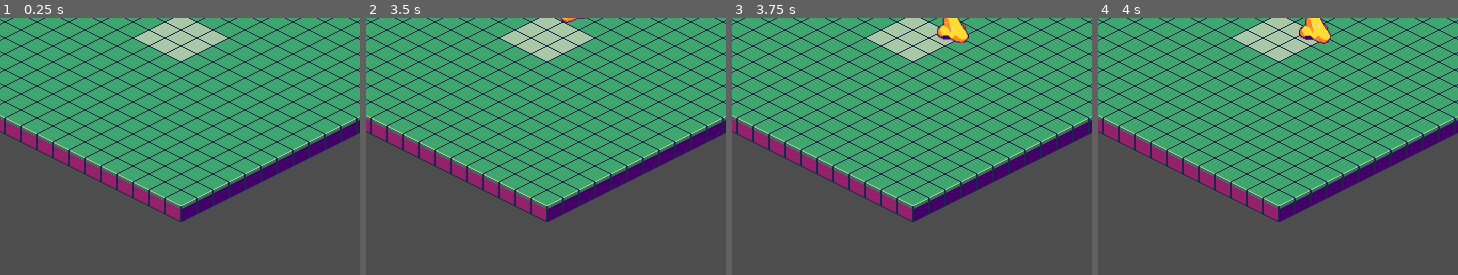
Above: before the commit, frames 1-4 (left to right).
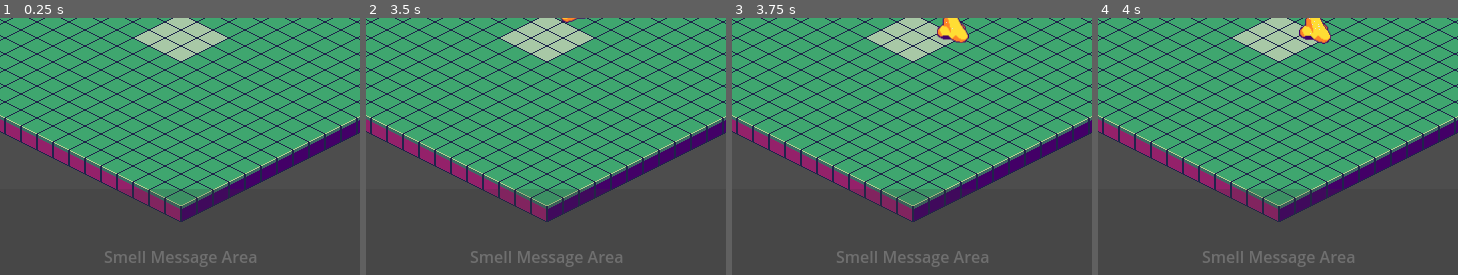
Above: after the commit, the same moments.

Repository: ArrHarper/good-smells-game
Game: Godot game, scene res://scenes/main/main.tscn
Two runs of this game, one before a commit and one after it. Both use one fixed random seed, a clock stepped at 60 frames per second and the inputs below.
Inputs:
- Up to frame 1 (0.25 s): no input
- Up to frame 2 (3.5 s): click "Debug Info Position: (33, -69…" at 0.5 s; hold Right (ui_right) 1.28-2 s; tap Space (smell) at 1.35, 2.85 s; click "Debug Info Position: (55, -57…" at 2 s; hold Down (ui_down) from 2.78 s (still down)
- Up to frame 3 (3.75 s): release Down (ui_down) at 3.53 s; hold Right (ui_right) from 3.53 s (still down); tap Space (smell) at 3.6 s
- Up to frame 4 (4 s): keep holding Right (ui_right)
The pictures show only the part of the screen within x 22-72%, y 38-88%; the shares and areas given below are measured in that part.

The runs differ from the first frame. In frame 1, 0.6% of the frame differs, in the area x 29-72%, y 66-97%; in frame 2, 0.6%; in frame 3, 0.6%; in frame 4, 0.6%.

Commit message:
troubleshooting smell particles and message

Diff:
--- a/scenes/UI/UI.tscn
+++ b/scenes/UI/UI.tscn
@@ -6,19 +6,62 @@
 [node name="UI" type="CanvasLayer"]
 script = ExtResource("1_pdh8v")
 
-[node name="SmellLabel" type="Label" parent="."]
-anchors_preset = -1
+[node name="SmellWindowIndicator" type="ColorRect" parent="."]
+z_index = 49
+anchors_preset = 7
 anchor_left = 0.5
-anchor_top = 0.794
+anchor_top = 1.0
 anchor_right = 0.5
-anchor_bottom = 0.794
-offset_left = -191.0
-offset_top = -33.4
-offset_right = 196.0
-offset_bottom = 33.6
+anchor_bottom = 1.0
+offset_left = -200.0
+offset_top = -165.0
+offset_right = 200.0
+offset_bottom = -30.0
 grow_horizontal = 2
 grow_vertical = 0
-theme_override_font_sizes/font_size = 18
+color = Color(0.2, 0.2, 0.2, 0.2)
+
+[node name="IndicatorLabel" type="Label" parent="SmellWindowIndicator"]
+layout_mode = 1
+anchors_preset = 8
+anchor_left = 0.5
+anchor_top = 0.5
+anchor_right = 0.5
+anchor_bottom = 0.5
+offset_left = -93.0
+offset_top = -11.5
+offset_right = 93.0
+offset_bottom = 11.5
+grow_horizontal = 2
+grow_vertical = 2
+theme_override_colors/font_color = Color(0.8, 0.8, 0.8, 0.3)
+theme_override_font_sizes/font_size = 16
+text = "Smell Message Area"
+horizontal_alignment = 1
+vertical_alignment = 1
+
+[node name="SmellLabel" type="Label" parent="."]
+visible = false
+z_index = 50
+anchors_preset = 7
+anchor_left = 0.5
+anchor_top = 1.0
+anchor_right = 0.5
+anchor_bottom = 1.0
+offset_left = -192.0
+offset_top = -157.0
+offset_right = 195.0
+offset_bottom = -38.0
+grow_horizontal = 2
+grow_vertical = 0
+theme_override_colors/font_color = Color(1, 1, 1, 1)
+theme_override_colors/font_shadow_color = Color(0, 0, 0, 0.7)
+theme_override_colors/font_outline_color = Color(0, 0, 0, 1)
+theme_override_constants/shadow_offset_x = 2
+theme_override_constants/shadow_offset_y = 2
+theme_override_constants/outline_size = 3
+theme_override_constants/shadow_outline_size = 1
+theme_override_font_sizes/font_size = 24
 horizontal_alignment = 1
 vertical_alignment = 1
 
--- a/scenes/UI/mainUI.gd
+++ b/scenes/UI/mainUI.gd
@@ -13,6 +13,10 @@
 	# Hide smell message initially
 	$SmellLabel.visible = false
 
+	# Make sure the window indicator is visible
+	if has_node("SmellWindowIndicator"):
+		$SmellWindowIndicator.visible = true
+
 	# Initialize debug text if it exists
 	update_debug_text(Vector2.ZERO, Vector2i.ZERO, 0)
 
@@ -26,7 +30,19 @@
 
 		# Create a gentle floating animation
 		var y_offset = -sin(message_animation_time * message_float_speed) * message_float_height
-		$SmellLabel.position.y = -250 + y_offset  # Base position is -250
+		$SmellLabel.position.y = -157.0 + y_offset  # Base position matches the offset_top in the scene
+
+		# Safety check - ensure the text remains visible
+		if $SmellLabel.modulate.a < 1.0:
+			$SmellLabel.modulate.a = 1.0
+
+		# Hide the indicator message when an actual smell message is showing
+		if has_node("SmellWindowIndicator/IndicatorLabel"):
+			$SmellWindowIndicator/IndicatorLabel.visible = false
+	else:
+		# Show the indicator label when no smell message is visible
+		if has_node("SmellWindowIndicator/IndicatorLabel"):
+			$SmellWindowIndicator/IndicatorLabel.visible = true
 
 	# Update debug information
 	debug_update_timer += delta
@@ -77,6 +93,9 @@
 	# Reset animation
 	message_animation_time = 0.0
 
+	# Ensure the label is reset
+	$SmellLabel.modulate = Color(1, 1, 1, 1)
+
 	# Set the message text
 	$SmellLabel.text = text
 	$SmellLabel.visible = true
@@ -87,6 +106,19 @@
 	$SmellLabel.scale = Vector2(0.8, 0.8)
 	tween.tween_property($SmellLabel, "scale", Vector2(1.0, 1.0), 0.3)
 	print("Started SmellLabel animation tween")
+
+	# Change color of window indicator based on smell type
+	if has_node("SmellWindowIndicator"):
+		var indicator_color = Color(0.2, 0.2, 0.2, 0.3)  # Default
+		match type:
+			"good":
+				indicator_color = Color(0.2, 0.7, 0.2, 0.3)  # Light green
+			"bad":
+				indicator_color = Color(0.7, 0.2, 0.2, 0.3)  # Light red
+			"epic":
+				indicator_color = Color(0.7, 0.4, 0.0, 0.3)  # Light orange
+
+		$SmellWindowIndicator.color = indicator_color
 
 	# Change color based on type
 	match type:
@@ -114,4 +146,26 @@
 	tween.tween_callback(func():
 		$SmellLabel.visible = false
 		$SmellLabel.modulate = Color(1, 1, 1, 1)  # Reset for next time
+
+		# Reset indicator color
+		if has_node("SmellWindowIndicator"):
+			$SmellWindowIndicator.color = Color(0.2, 0.2, 0.2, 0.2)
 	)
+
+# Test function to verify smell messages work
+func test_smell_message():
+	# Create a timer to wait 1 second before showing test message
+	var timer = Timer.new()
+	timer.wait_time = 1.0
+	timer.one_shot = true
+	add_child(timer)
+
+	# Connect timeout to show a test message
+	timer.timeout.connect(func():
+		print("TEST: Showing test smell message")
+		show_smell_message("TEST MESSAGE: This is a test smell!", "good")
+		timer.queue_free()
+	)
+
+	# Start the timer
+	timer.start()
--- a/scenes/smells/smell.gd
+++ b/scenes/smells/smell.gd
@@ -15,11 +15,11 @@
 signal animation_completed(smell_data) # Signal to notify when animation is done
 
 # Isometric position adjustments - helps with correct positioning on isometric grid
-@export var isometric_height_offset: float = 0.0  # Positive values will raise the smell's visual position
+@export var isometric_height_offset: float = 0.0 # Positive values will raise the smell's visual position
 
 # Animation timing
-var animation_duration = 1.6  # Total animation time in seconds
-var message_delay = 0.8      # Time to wait before showing the message
+var animation_duration = 1.6 # Total animation time in seconds
+var message_delay = 0.8 # Time to wait before showing the message
 
 func _ready():
 	# Add to smell group so player can detect it
@@ -40,11 +40,6 @@
 	if particle_system:
 		particle_system.emitting = false
 
-	# Apply isometric height offset if needed
-	if isometric_height_offset != 0.0:
-		if particle_system:
-			particle_system.position.y = -isometric_height_offset
-
 	# Connect signal
 	connect("body_entered", _on_body_entered)
 
@@ -58,22 +53,22 @@
 
 	# Configure the particle system with enhanced properties
 	particles_material.emission_shape = ParticleProcessMaterial.EMISSION_SHAPE_SPHERE
-	particles_material.emission_sphere_radius = 15.0  # Increased from 10.0
+	particles_material.emission_sphere_radius = 15.0 # Increased from 10.0
 	particles_material.direction = Vector3(0, -1, 0)
-	particles_material.spread = 60.0  # Increased from 45.0
-	particles_material.gravity = Vector3(0, -30, 0)  # Stronger upward gravity
-	particles_material.initial_velocity_min = 20.0  # Increased from 10.0
-	particles_material.initial_velocity_max = 40.0  # Increased from 20.0
+	particles_material.spread = 60.0 # Increased from 45.0
+	particles_material.gravity = Vector3(0, -30, 0) # Stronger upward gravity
+	particles_material.initial_velocity_min = 20.0 # Increased from 10.0
+	particles_material.initial_velocity_max = 40.0 # Increased from 20.0
 
 	# Set color based on smell type
 	if smell_type == "good":
-		particles_material.color = Color(0.2, 0.8, 0.2, 0.8)  # More vivid green
+		particles_material.color = Color(0.2, 0.8, 0.2, 0.8) # More vivid green
 	elif smell_type == "bad":
-		particles_material.color = Color(0.8, 0.2, 0.2, 0.8)  # Red
+		particles_material.color = Color(0.8, 0.2, 0.2, 0.8) # Red
 	elif smell_type == "epic":
-		particles_material.color = Color(0.8, 0.2, 0.8, 0.8)  # Purple
+		particles_material.color = Color(0.8, 0.2, 0.8, 0.8) # Purple
 	else:
-		particles_material.color = Color(0.8, 0.8, 0.8, 0.8)  # Light gray for neutral
+		particles_material.color = Color(0.8, 0.8, 0.8, 0.8) # Light gray for neutral
 
 	# Add scale variation to particles
 	particles_material.scale_min = 1.0
@@ -86,9 +81,9 @@
 
 	# Apply material and add to scene
 	particle_system.process_material = particles_material
-	particle_system.amount = 24  # Increased from 16
-	particle_system.lifetime = 2.5  # Slightly longer lifetime
-	particle_system.explosiveness = 0.2  # Add some burst effect
+	particle_system.amount = 24 # Increased from 16
+	particle_system.lifetime = 2.5 # Slightly longer lifetime
+	particle_system.explosiveness = 0.2 # Add some burst effect
 	particle_system.one_shot = false
 	particle_system.local_coords = false
 
@@ -121,13 +116,13 @@
 			# Set the color explicitly based on smell type
 			var material = particle_system.process_material
 			if smell_type == "good":
-				material.color = Color(0.2, 0.8, 0.2, 0.8)  # More vivid green
+				material.color = Color(0.2, 0.8, 0.2, 0.8) # More vivid green
 			elif smell_type == "bad":
-				material.color = Color(0.8, 0.2, 0.2, 0.8)  # Red
+				material.color = Color(0.8, 0.2, 0.2, 0.8) # Red
 			elif smell_type == "epic":
-				material.color = Color(0.8, 0.2, 0.8, 0.8)  # Purple
+				material.color = Color(0.8, 0.2, 0.8, 0.8) # Purple
 			else:
-				material.color = Color(0.8, 0.8, 0.8, 0.8)  # Light gray for neutral
+				material.color = Color(0.8, 0.8, 0.8, 0.8) # Light gray for neutral
 
 			# Start emitting particles immediately
 			particle_system.emitting = true
@@ -143,8 +138,17 @@
 			# First rise up more dramatically
 			tween.tween_property(particle_system, "position", mid_pos, animation_duration * 0.5)
 
-			# Emit the smell signal immediately with smell data
-			emit_signal("animation_completed", {"message": smell_message, "type": smell_type})
+			# Create a timer to delay the message
+			var timer = Timer.new()
+			timer.wait_time = message_delay
+			timer.one_shot = true
+			add_child(timer)
+			timer.timeout.connect(func():
+				# Emit the smell signal after delay
+				emit_signal("animation_completed", {"message": smell_message, "type": smell_type})
+				timer.queue_free()
+			)
+			timer.start()
 
 			# Then continue rising while fading out
 			tween.tween_property(particle_system, "position", end_pos, animation_duration * 0.5)
Binary file changed: assets/images/aseprite/grassblocks.png
